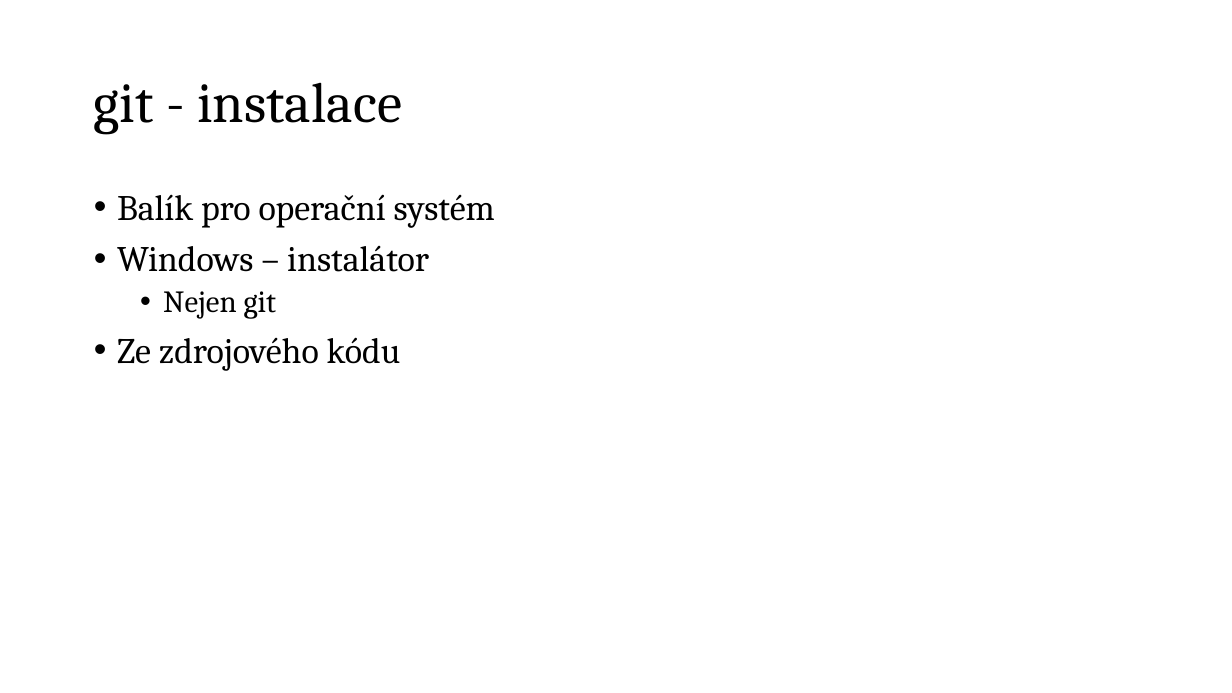
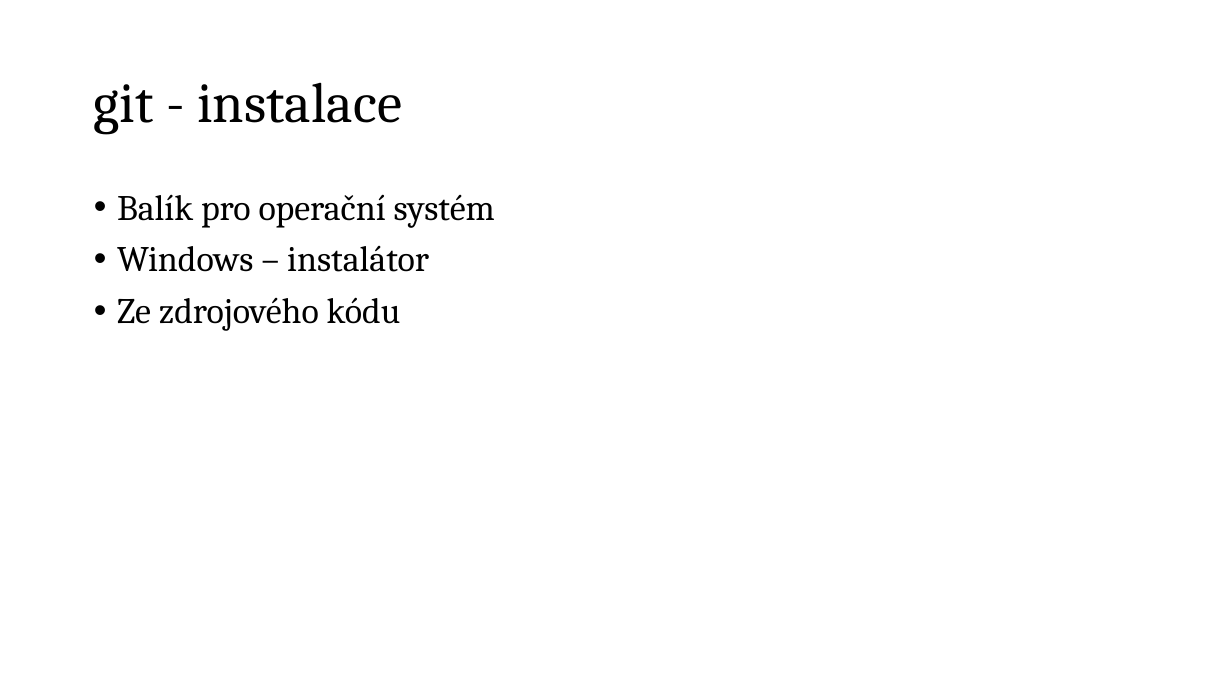
Before and after one commit to pepe/gitwstul22, a slide deck: slide 9 of gitwstul.pptx. Drawn at 1232x693 pixels with LibreOffice and Linux fonts; fonts in the diff are those of the drawing. Boxes give left, top, right and bottom in pixels: in the first picture for what was removed or moved away, otherwise in the second. Text is boxed around its words. In the diff, an @@ line names an element or a change of style, - is before the commit and + after.

```diff
--- a/gitwstul.pptx
+++ b/gitwstul.pptx
@@ text at (163, 291, 277, 319): paragraph removed @@
-  • Nejen git
```
Also in this commit, not shown: 3 other slides changed, 1 slide added, 2 other files.
